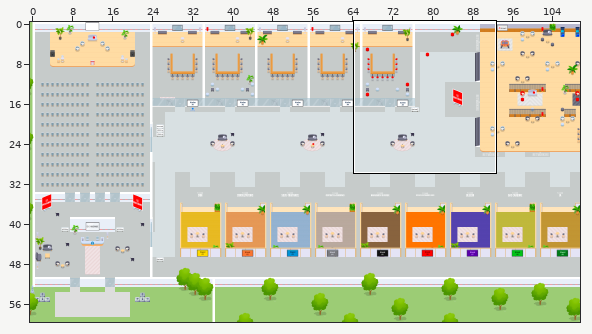
Tiled map (JSON), stored at map.tmj. The picture above shows the old version from afar; the outline marks the close-up.
Close-up. Old version:
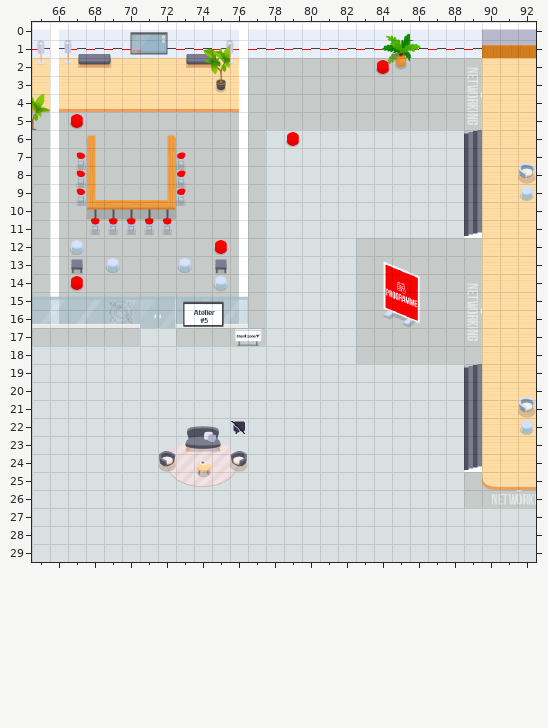
Cells are 32x32 px. Shown: x 65..92, y 0..29. The commit also changed other parts of the map, which this record leaves out.
After the commit:
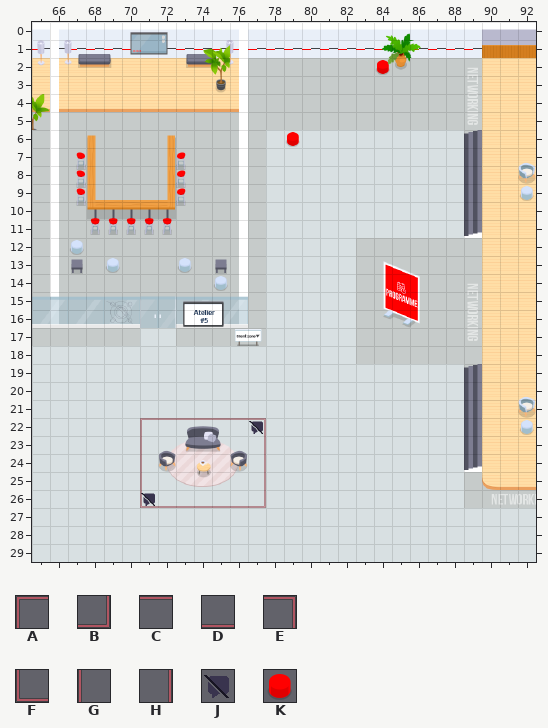
Key: from "Chunk 1": A 52, B 52 turned 180, C 53, D 53 turned 180, E 54, F 54 turned 180, G 56, H 56 flipped left-right, J 161; from "Chunk 2": K 28.
_ is an empty cell.
Edits made:
Layer "floor/floor2":
y 22: x 71..77 _______ -> ACCCCCE
y 23..25: x 71 _ -> G; x 77 _ -> H
y 26: x 71..77 _______ -> FDDDDDB
Layer "walls/walls1":
y 22: x 76..77 J_ -> _J
y 26: x 71 _ -> J
Layer "furniture/furniture2":
y 5: x 67 K -> _
y 12: x 75 K -> _
y 14: x 67 K -> _
Where, in picture pixels (left, top, right, bottom), the same in both close-ups:
removed: (70, 114, 84, 129)
removed: (214, 240, 228, 255)
removed: (70, 276, 84, 291)
changed: (140, 418, 266, 508)
